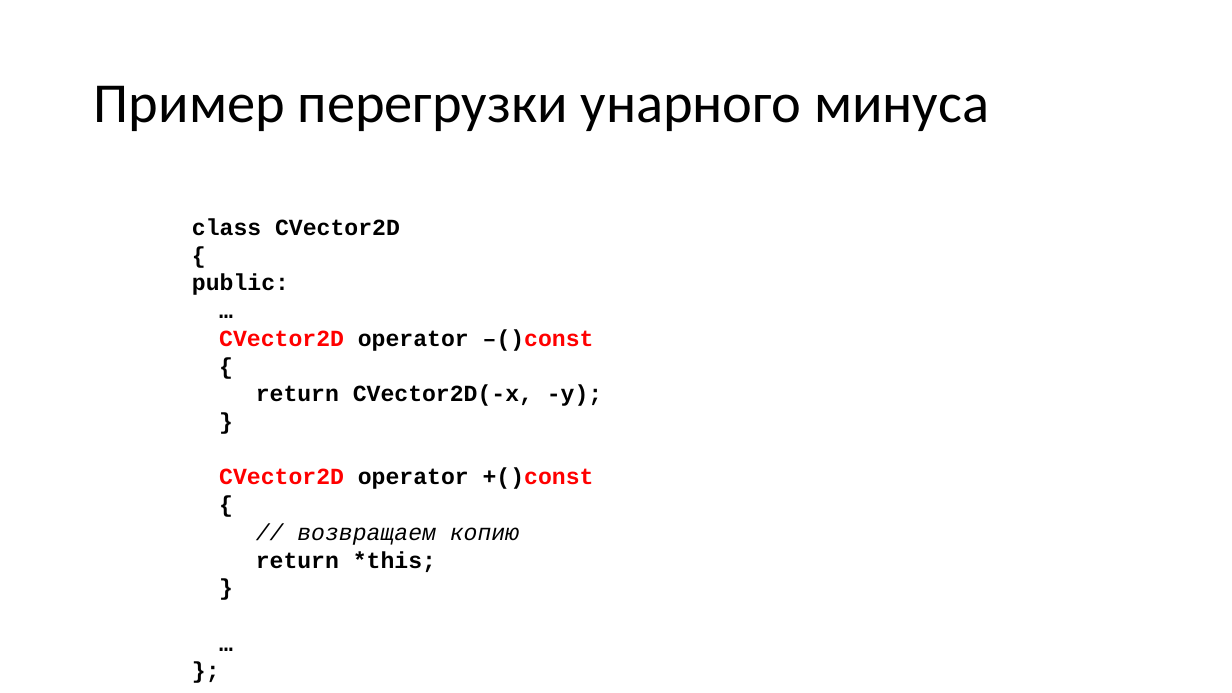
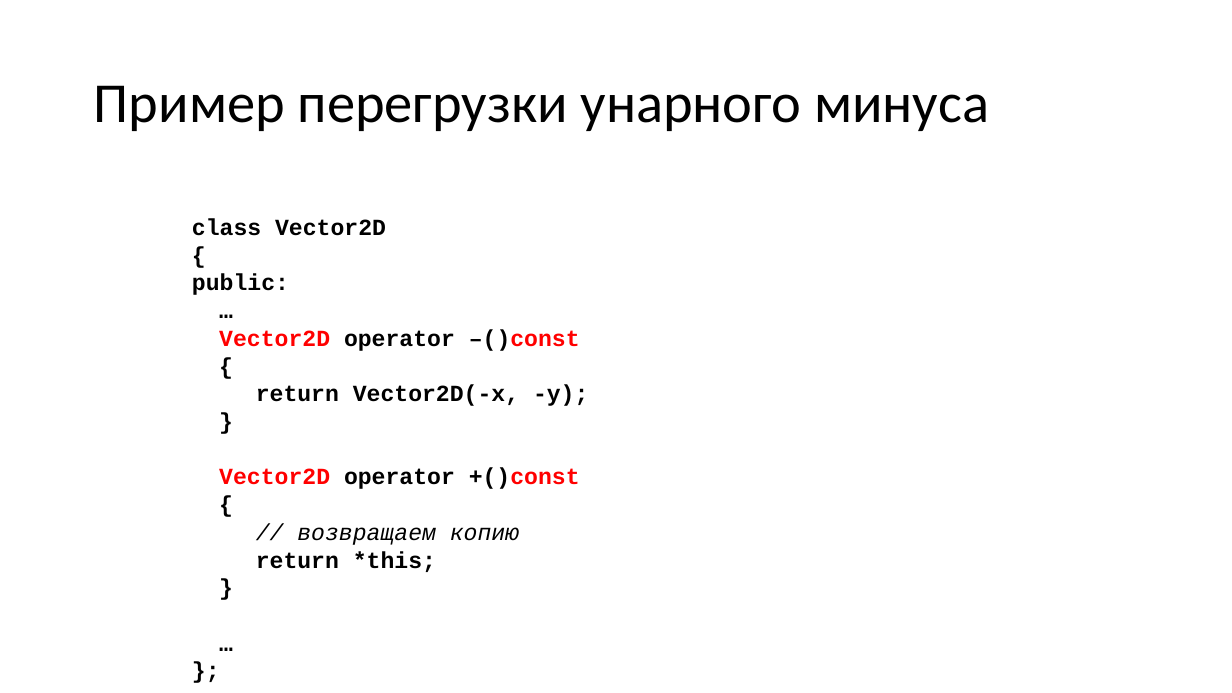
Before and after one commit to alexey-malov/oop, a slide deck: slide 31 of lectures/04/Дружественные функции и классы. Перегрузка операций.pptx (slide 42 before the commit). Drawn at 1232x693 pixels with LibreOffice and Linux fonts; fonts in the diff are those of the drawing. Boxes give left, top, right and bottom in pixels: in the first picture for what was removed or moved away, otherwise in the second. Text is boxed around its words. In the diff, an @@ line names an element or a change of style, - is before the commit and + after.

```diff
--- a/lectures/04/Дружественные функции и классы. Перегрузка операций.pptx
+++ b/lectures/04/Дружественные функции и классы. Перегрузка операций.pptx
@@ text at [192, 218, 386, 236]: text changed @@
-class CVector2D
+class Vector2D
@@ text at [219, 329, 580, 351]: text changed @@
-CVector2D operator –()const
+Vector2D operator –()const
@@ text at [256, 385, 588, 406]: text changed @@
-return CVector2D(-x, -y);
+return Vector2D(-x, -y);
@@ text at [219, 468, 580, 489]: text changed @@
-CVector2D operator +()const
+Vector2D operator +()const
```
Also in this commit, not shown: 27 other slides changed, 6 slides added, 17 slides removed.
